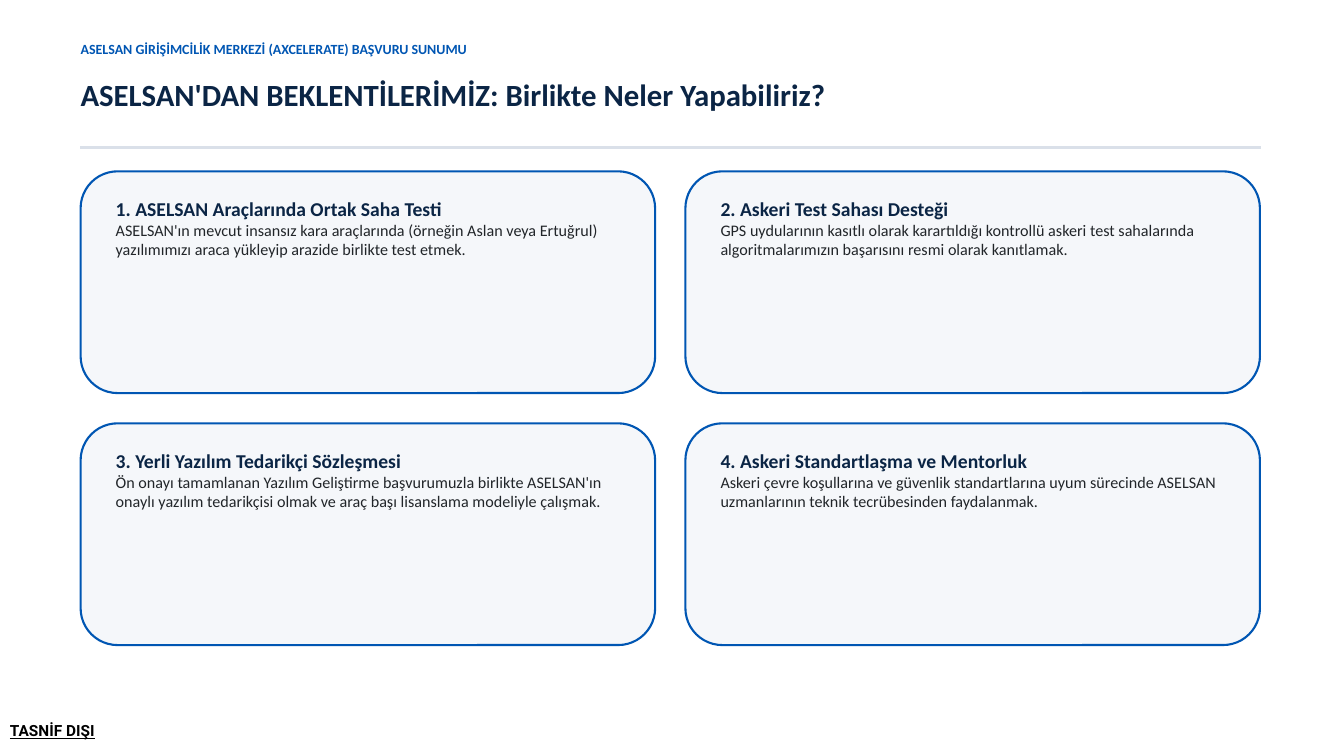
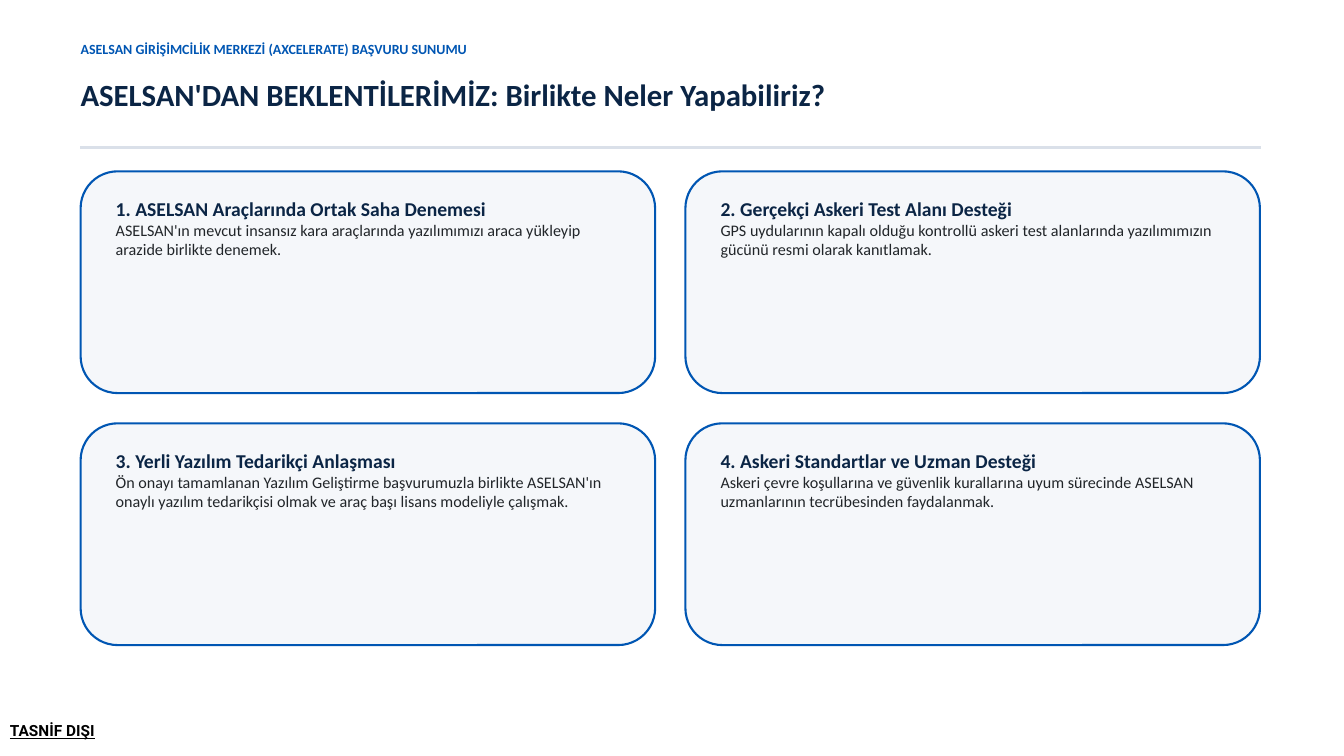
Before and after one commit to Trustia/Trustia, a slide deck: slide 12 of Kurumsal/Sunumlar/Trustia_ASELSAN_Girisim_Sunumu.pptx. Drawn at 1344x756 pixels with LibreOffice and Linux fonts; fonts in the diff are those of the drawing. Boxes give left, top, right and bottom in pixels: in the first picture for what was removed or moved away, otherwise in the second. Text is boxed around its words. In the diff, an @@ line names an element or a change of style, - is before the commit and + after.

Commit message:
ASELSAN sunum metinleri sadelestirildi ve akici Turkceye uyarlandi

```diff
--- a/Kurumsal/Sunumlar/Trustia_ASELSAN_Girisim_Sunumu.pptx
+++ b/Kurumsal/Sunumlar/Trustia_ASELSAN_Girisim_Sunumu.pptx
@@ text at box(116, 202, 580, 255): text changed @@
-1. ASELSAN Araçlarında Ortak Saha Testi
-ASELSAN'ın mevcut insansız kara araçlarında (örneğin Aslan veya Ertuğrul) yazılımımızı araca yükleyip arazide birlikte test etmek.
+1. ASELSAN Araçlarında Ortak Saha Denemesi
+ASELSAN'ın mevcut insansız kara araçlarında yazılımımızı araca yükleyip arazide birlikte denemek.
@@ text at box(721, 202, 1212, 258): text changed @@
-2. Askeri Test Sahası Desteği
-GPS uydularının kasıtlı olarak karartıldığı kontrollü askeri test sahalarında algoritmalarımızın başarısını resmi olarak kanıtlamak.
+2. Gerçekçi Askeri Test Alanı Desteği
+GPS uydularının kapalı olduğu kontrollü askeri test alanlarında yazılımımızın gücünü resmi olarak kanıtlamak.
@@ text at box(116, 454, 601, 510): text changed @@
-3. Yerli Yazılım Tedarikçi Sözleşmesi
-Ön onayı tamamlanan Yazılım Geliştirme başvurumuzla birlikte ASELSAN'ın onaylı yazılım tedarikçisi olmak ve araç başı lisanslama modeliyle çalışmak.
+3. Yerli Yazılım Tedarikçi Anlaşması
+Ön onayı tamamlanan Yazılım Geliştirme başvurumuzla birlikte ASELSAN'ın onaylı yazılım tedarikçisi olmak ve araç başı lisans modeliyle çalışmak.
@@ text at box(721, 454, 1193, 510): text changed @@
-4. Askeri Standartlaşma ve Mentorluk
-Askeri çevre koşullarına ve güvenlik standartlarına uyum sürecinde ASELSAN uzmanlarının teknik tecrübesinden faydalanmak.
+4. Askeri Standartlar ve Uzman Desteği
+Askeri çevre koşullarına ve güvenlik kurallarına uyum sürecinde ASELSAN uzmanlarının tecrübesinden faydalanmak.
```
Also in this commit, not shown: 12 other slides changed, 3 other files.
